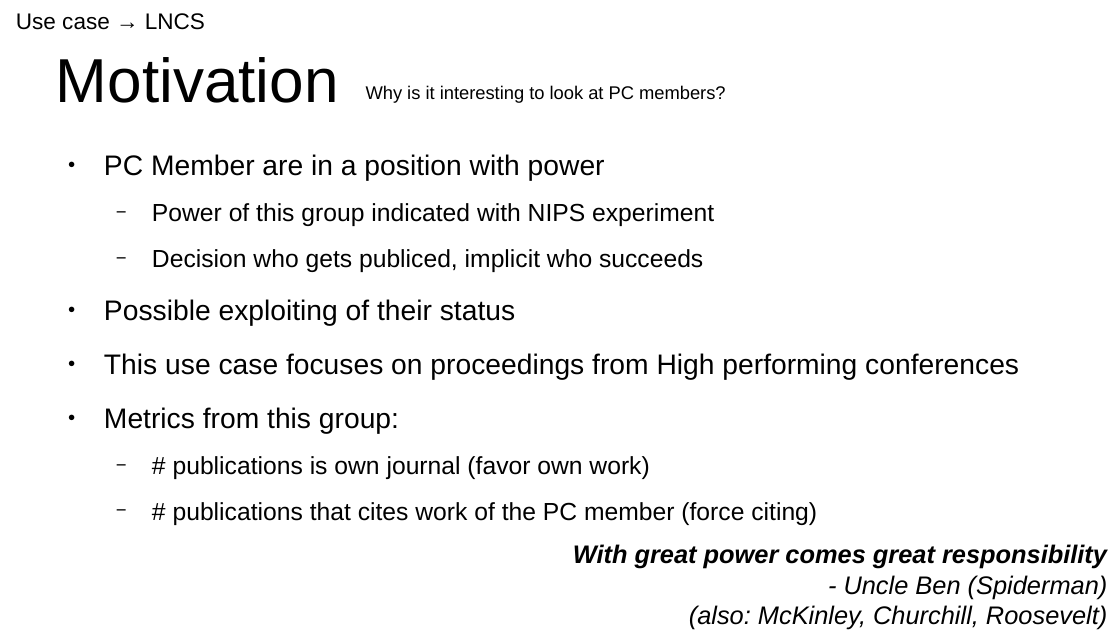
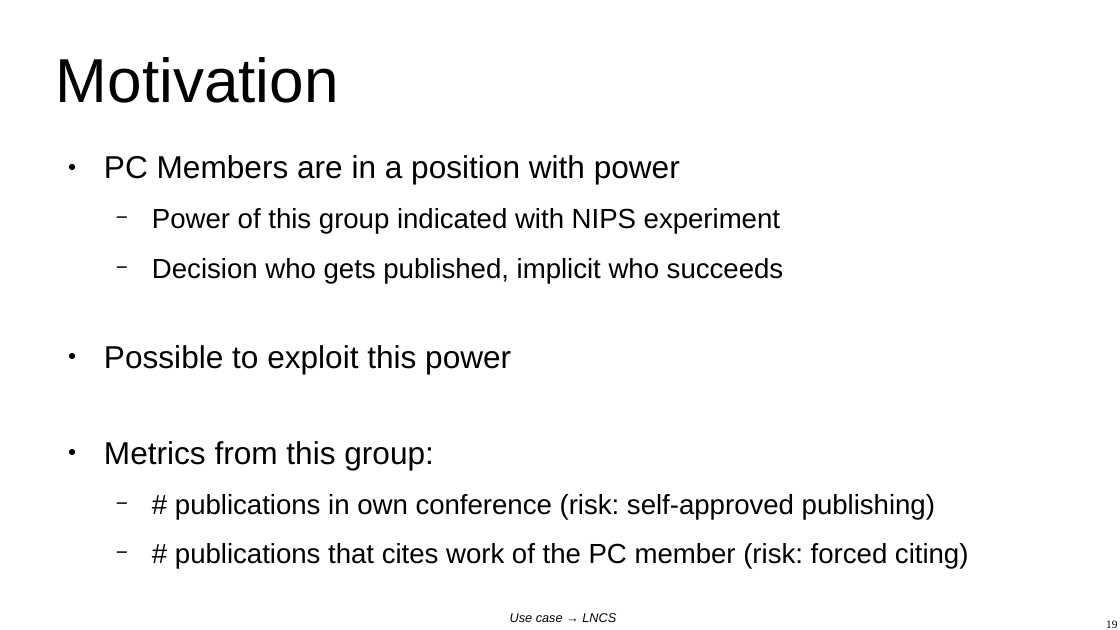
Before and after one commit to XibrenX/MasterThesis, a slide deck: slide 19 of slides/presentatie.odp (slide 17 before the commit). Drawn at 1120x630 pixels with LibreOffice and Linux fonts; fonts in the diff are those of the drawing. Boxes give left, top, right and bottom in pixels: in the first picture for what was removed or moved away, otherwise in the second. Text is boxed around its words. In the diff, an @@ line names an element or a change of style, - is before the commit and + after.

```diff
--- a/slides/presentatie.odp
+++ b/slides/presentatie.odp
@@ text removed at [366,85,725,103] @@
-Why is it interesting to look at PC members?
@@ text at [104,155,680,184]: text changed; size 20 to 22.4 pt @@
-● PC Member are in a position with power
+● PC Members are in a position with power
@@ text at [104,208,780,470]: size 17.5 to 19.6 pt in "Power of this group indicated with NIPS ..."; size 20 to 22.4 pt in "Metrics from this group:" @@
@@ text at [104,258,784,374]: text changed; size 20 to 19.6 pt @@
-  − Decision who gets publiced, implicit who succeeds
-● Possible exploiting of their status
-● This use case focuses on proceedings from High performing conferences
+  − Decision who gets published, implicit who succeeds
+● Possible to exploit this power
@@ text at [175,494,969,568]: text changed; size 17.5 to 19.6 pt @@
-  − # publications is own journal (favor own work)
-  − # publications that cites work of the PC member (force citing)
+  − # publications in own conference (risk: self-approved publishing)
+  − # publications that cites work of the PC member (risk: forced citing)
@@ text removed at [573,544,1108,630] @@
-With great power comes great responsibility
-- Uncle Ben (Spiderman)
-(also: McKinley, Churchill, Roosevelt)
@@ title "Use case → LNCS": place and size @@
-title "Use case → LNCS" at [16,13,205,30]
+title "Use case → LNCS" at [510,613,616,622]
@@ title "Use case → LNCS" at [510,613,616,622]: size 16 to 9 pt, italic on; alignment left to centre @@
@@ page number added at [1106,620,1117,628], 8 pt, text #000000 @@
+19
```
Also in this commit, not shown: 34 other slides changed, 7 slides added, 1 slide removed, 5 other files.
